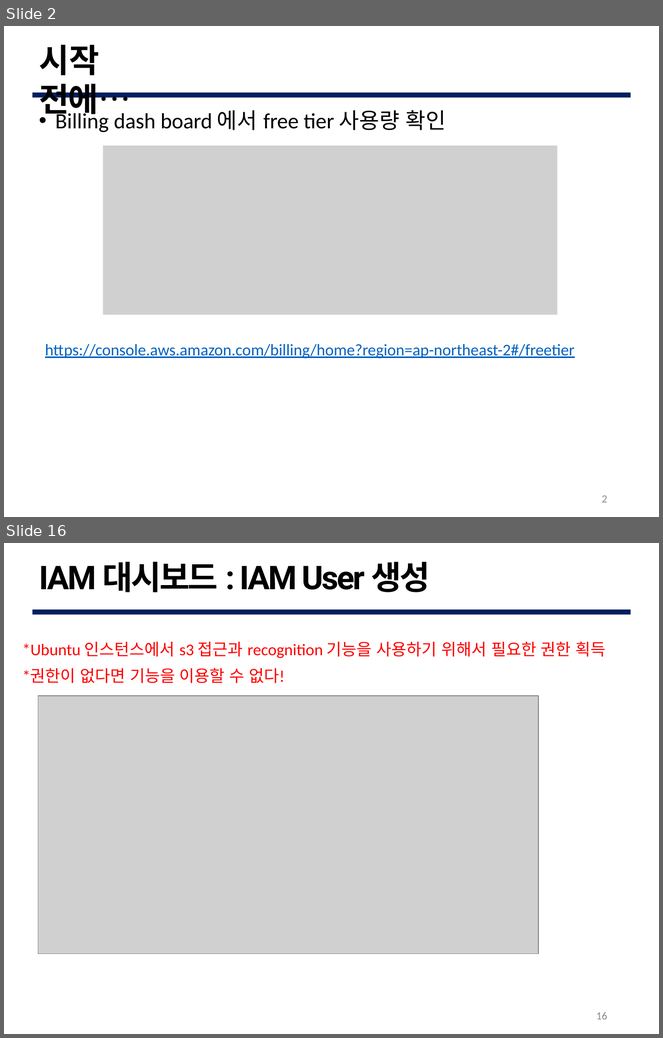
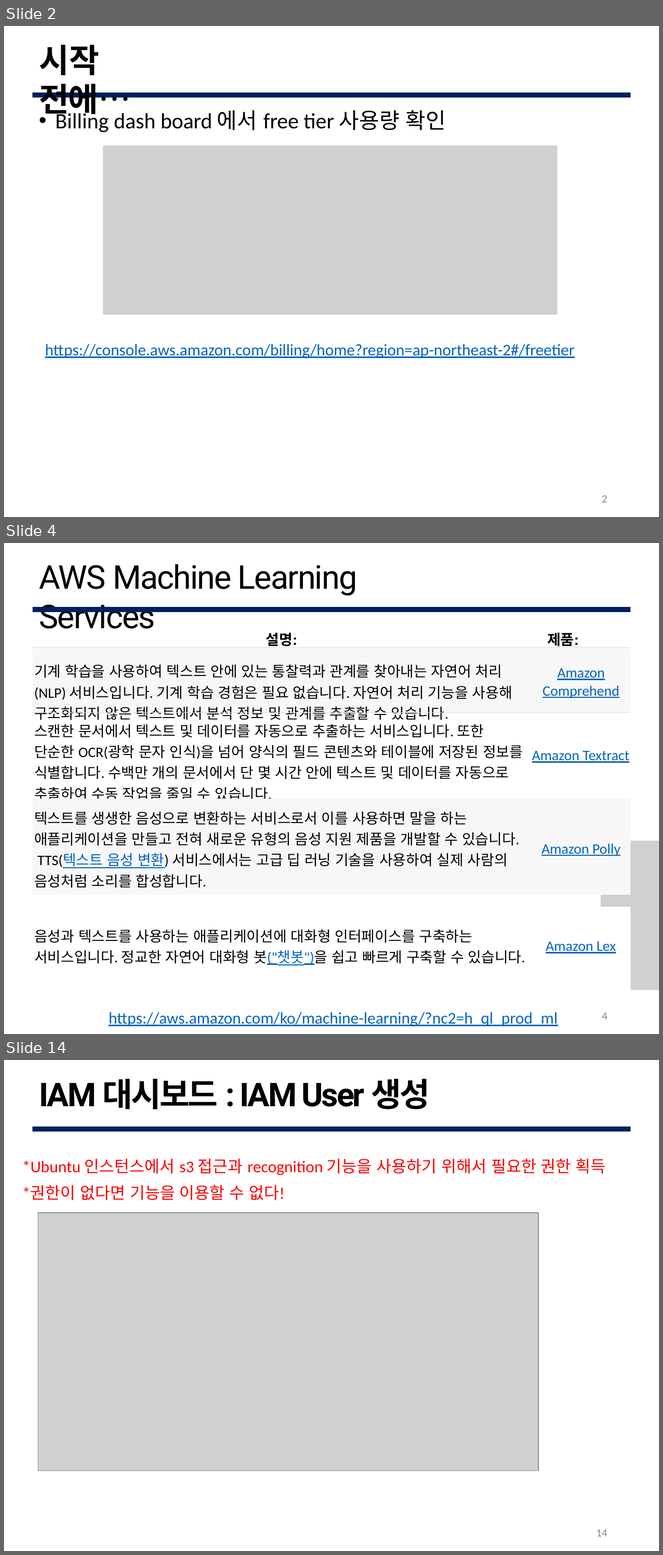
Before and after one commit to G0DCH/AWS_Rekognition_Slide, a slide deck: ppt/AWS Rekognition Slide.pptx. Shown one above the other, each under a label of ours: slides 2 and 16 before the commit, slides 2, 4 and 14 after it; the slides between them are not shown. The pictures are 663x1038 and 663x1555 pixels, drawn with LibreOffice and Linux fonts; fonts in the diff are those of the drawing; grey boxes stand for pictures; background and template pictures are left out. Boxes give left, top, right and bottom in pixels: in the first picture for what was removed or moved away, otherwise in the second. Text is boxed around its words. In the diff, an @@ line names an element or a change of style, - is before the commit and + after.

```diff
--- a/ppt/AWS Rekognition Slide.pptx
+++ b/ppt/AWS Rekognition Slide.pptx
@@ slide 4 added at <box>4,543,659,1034</box>, background #FFFFFF @@
@@ title added at <box>39,564,358,629</box>, 36 pt, text #000000 @@
+AWS Machine Learning Services
@@ table added at <box>32,610,631,997</box>, 5 rows, 2 columns @@
+설명: | 제품:
+기계 학습을 사용하여 텍스트 안에 있는 통찰력과 관계를 찾아내는 자연어 처리(NLP) 서비스입니다. 기계 학습 경험은 필요 없습니다. 자연어 처리 기능을 사용해 구조화되지 않은 텍스트에서 분석 정보 및 관계를 추출할 수 있습니다. | Amazon Comprehend
+스캔한 문서에서 텍스트 및 데이터를 자동으로 추출하는 서비스입니다. 또한 단순한 OCR(광학 문자 인식)을 넘어 양식의 필드 콘텐츠와 테이블에 저장된 정보를 식별합니다. 수백만 개의 문서에서 단 몇 시간 안에 텍스트 및 데이터를 자동으로 추출하여 수동 작업을 줄일 수 있습니다. | Amazon Textract
+텍스트를 생생한 음성으로 변환하는 서비스로서 이를 사용하면 말을 하는 애플리케이션을 만들고 전혀 새로운 유형의 음성 지원 제품을 개발할 수 있습니다. TTS(텍스트 음성 변환) 서비스에서는 고급 딥 러닝 기술을 사용하여 실제 사람의 음성처럼 소리를 합성합니다. | Amazon Polly
+음성과 텍스트를 사용하는 애플리케이션에 대화형 인터페이스를 구축하는 서비스입니다. 정교한 자연어 대화형 봇("챗봇")을 쉽고 빠르게 구축할 수 있습니다. | Amazon Lex
@@ freeform shape added at <box>531,724,631,845</box>, fill #FFFFFF @@
@@ picture added at <box>601,841,659,991</box> @@
@@ freeform shape added at <box>531,908,631,999</box>, fill #FFFFFF @@
@@ text added at <box>109,1013,558,1027</box>, 18 pt, text #0462C1, underline @@
+https://aws.amazon.com/ko/machine-learning/?nc2=h_ql_prod_ml
@@ page number added at <box>602,1013,608,1020</box>, 12 pt, text #888888 @@
+4
@@ what was slide 16 is now slide 14 @@
@@ page number at <box>596,1530,607,1537</box>: text changed @@
-16
+14
```
Also in this commit, not shown: 4 slides changed, 8 other slides added, 11 slides removed.
